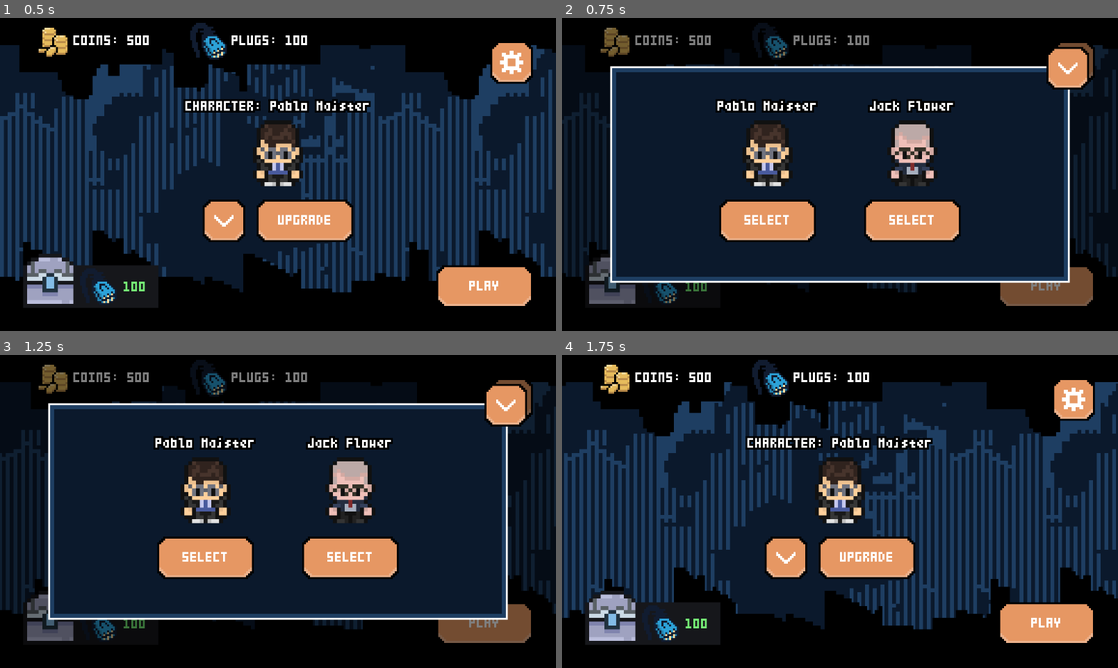
Above: before the commit, frames 1-4 (two rows, left to right).
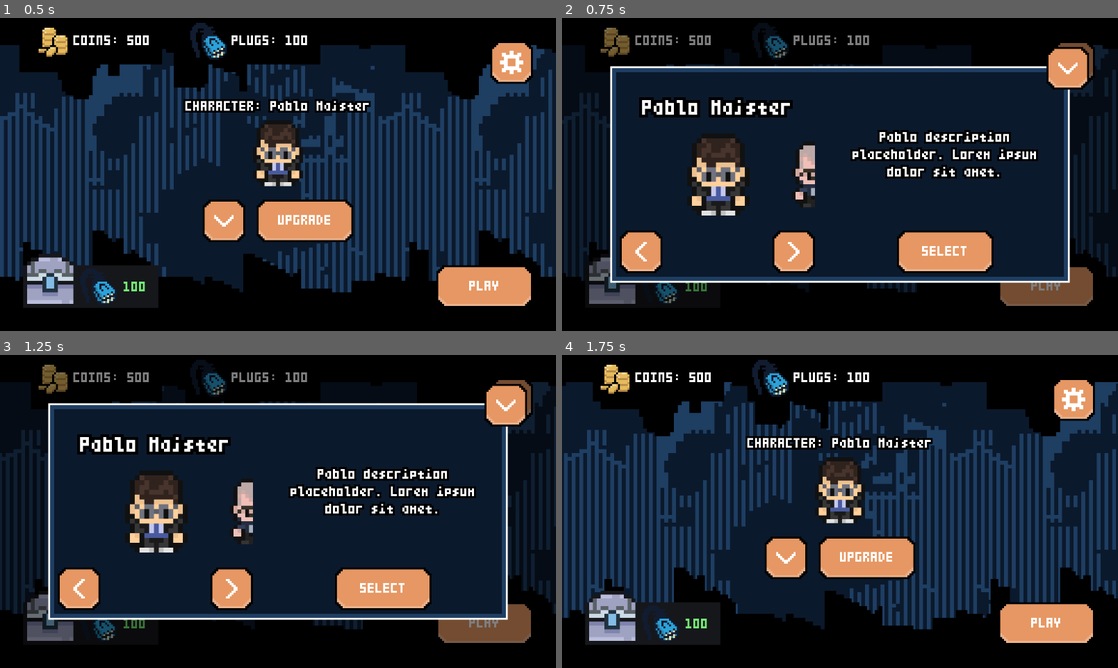
Above: after the commit, the same moments.

Repository: ppaluchowski64/SCI-Stars
Game: Godot game, scene res://scenes/lobby.tscn
Same seed, same stepped clock (60 frames per second), same inputs: the game is played once before the commit and once after it.
Inputs (mouse positions are in pixels of both pictures, inside the frame that each line leads up to):
- Up to frame 1 (0.5 s): no input
- Up to frame 2 (0.75 s): click (784, 221) at 0.5 s
- Up to frame 3 (1.25 s): no input
- Up to frame 4 (1.75 s): click "SELECT" at 1.25 s

Frame 1 is identical in both runs. In frame 2, 17% of the frame differs, in the area x 10-86%, y 25-82%; in frame 3, 17%; in frame 4, nothing differs.

Commit message:
Character select interface overhaul

Diff:
--- a/game/scenes/lobby.tscn
+++ b/game/scenes/lobby.tscn
@@ -15,6 +15,7 @@
 [ext_resource type="Texture2D" uid="uid://byalpowexrkof" path="res://graphics/characters/jackflower/player.png" id="11_m1sns"]
 [ext_resource type="Texture2D" uid="uid://cm26og86ytcnc" path="res://graphics/UI/icons/money.png" id="11_uejoe"]
 [ext_resource type="Texture2D" uid="uid://dptmt2ajlx2jf" path="res://graphics/UI/icons/connector.png" id="14_q6qq2"]
+[ext_resource type="Script" uid="uid://d350a1sf6i51e" path="res://scripts/character_select.gd" id="15_iulku"]
 [ext_resource type="Script" uid="uid://crrwjrpe44fqc" path="res://scripts/volume.gd" id="16_0gjkf"]
 [ext_resource type="Script" uid="uid://ckbd6d7geipes" path="res://scripts/credits.gd" id="16_lqo1b"]
 [ext_resource type="Script" uid="uid://ctsosyerera0k" path="res://scripts/resolution.gd" id="18_o2i1r"]
@@ -521,6 +522,7 @@
 
 [node name="CharacterSelectInterface" type="CanvasLayer" parent="."]
 visible = false
+script = ExtResource("15_iulku")
 
 [node name="ColorRect" type="ColorRect" parent="CharacterSelectInterface"]
 anchors_preset = 15
@@ -574,35 +576,36 @@
 layout_mode = 2
 color = Color(0.0431373, 0.0980392, 0.172549, 1)
 
-[node name="Characters" type="HBoxContainer" parent="CharacterSelectInterface"]
-anchors_preset = 15
-anchor_right = 1.0
-anchor_bottom = 1.0
-grow_horizontal = 2
-grow_vertical = 2
-theme_override_constants/separation = 100
-alignment = 1
-
-[node name="CharacterContainer1" type="VBoxContainer" parent="CharacterSelectInterface/Characters"]
-layout_mode = 2
-theme_override_constants/separation = 96
-alignment = 1
-
-[node name="CharacterLabel" type="Control" parent="CharacterSelectInterface/Characters/CharacterContainer1"]
-layout_mode = 2
-size_flags_horizontal = 4
-size_flags_vertical = 4
-
-[node name="LabelParent" type="Node2D" parent="CharacterSelectInterface/Characters/CharacterContainer1/CharacterLabel"]
-scale = Vector2(4, 4)
-
-[node name="Label" type="Label" parent="CharacterSelectInterface/Characters/CharacterContainer1/CharacterLabel/LabelParent"]
+[node name="LeftContainer" type="MarginContainer" parent="CharacterSelectInterface"]
+custom_minimum_size = Vector2(200, 0)
+anchors_preset = 9
+anchor_bottom = 1.0
+offset_right = 644.0
+grow_vertical = 2
+mouse_filter = 2
+theme_override_constants/margin_left = 120
+theme_override_constants/margin_top = 120
+theme_override_constants/margin_right = 120
+theme_override_constants/margin_bottom = 120
+
+[node name="CharacterName" type="Control" parent="CharacterSelectInterface/LeftContainer"]
+layout_mode = 2
+size_flags_horizontal = 4
+size_flags_vertical = 0
+
+[node name="LabelParent" type="Node2D" parent="CharacterSelectInterface/LeftContainer/CharacterName"]
+position = Vector2(0, 68)
+scale = Vector2(6, 6)
+
+[node name="Label" type="Label" parent="CharacterSelectInterface/LeftContainer/CharacterName/LabelParent"]
 material = SubResource("ShaderMaterial_sr4bl")
 anchors_preset = 14
 anchor_top = 0.5
 anchor_right = 1.0
 anchor_bottom = 0.5
+offset_left = -26.0
 offset_top = -3.0
+offset_right = 26.0
 offset_bottom = 3.0
 grow_horizontal = 2
 grow_vertical = 2
@@ -612,88 +615,130 @@
 vertical_alignment = 1
 metadata/_edit_use_anchors_ = true
 
-[node name="SpriteParent" type="Control" parent="CharacterSelectInterface/Characters/CharacterContainer1"]
-layout_mode = 2
-size_flags_horizontal = 4
-
-[node name="Sprite2D" type="Sprite2D" parent="CharacterSelectInterface/Characters/CharacterContainer1/SpriteParent"]
+[node name="Characters" type="HBoxContainer" parent="CharacterSelectInterface/LeftContainer"]
+clip_contents = true
+layout_mode = 2
+
+[node name="CharacterSprite1" type="Control" parent="CharacterSelectInterface/LeftContainer/Characters"]
+custom_minimum_size = Vector2(200, 0)
+layout_mode = 2
+size_flags_horizontal = 4
+size_flags_vertical = 4
+
+[node name="Sprite2D" type="Sprite2D" parent="CharacterSelectInterface/LeftContainer/Characters/CharacterSprite1"]
 scale = Vector2(8, 8)
 texture = ExtResource("7_65pnu")
 region_enabled = true
 region_rect = Rect2(65, 53, 13, 17)
 
-[node name="ButtonSelect" type="TextureButton" parent="CharacterSelectInterface/Characters/CharacterContainer1"]
-custom_minimum_size = Vector2(200, 88)
-layout_mode = 2
-size_flags_horizontal = 8
-size_flags_vertical = 8
-texture_normal = ExtResource("3_xb4sn")
-stretch_mode = 4
-
-[node name="Label" type="Label" parent="CharacterSelectInterface/Characters/CharacterContainer1/ButtonSelect"]
-layout_mode = 1
-anchors_preset = 8
-anchor_left = 0.5
-anchor_top = 0.5
-anchor_right = 0.5
-anchor_bottom = 0.5
-offset_left = -20.0
-offset_top = -11.5
-offset_right = 20.0
-offset_bottom = 11.5
-grow_horizontal = 2
-grow_vertical = 2
-theme = SubResource("Theme_6pyji")
-text = "SELECT"
-
-[node name="CharacterContainer2" type="VBoxContainer" parent="CharacterSelectInterface/Characters"]
-layout_mode = 2
-theme_override_constants/separation = 96
-alignment = 1
-
-[node name="CharacterLabel" type="Control" parent="CharacterSelectInterface/Characters/CharacterContainer2"]
+[node name="CharacterSprite2" type="Control" parent="CharacterSelectInterface/LeftContainer/Characters"]
+custom_minimum_size = Vector2(200, 0)
 layout_mode = 2
 size_flags_horizontal = 4
 size_flags_vertical = 4
 
-[node name="LabelParent" type="Node2D" parent="CharacterSelectInterface/Characters/CharacterContainer2/CharacterLabel"]
-scale = Vector2(4, 4)
-
-[node name="Label" type="Label" parent="CharacterSelectInterface/Characters/CharacterContainer2/CharacterLabel/LabelParent"]
-material = SubResource("ShaderMaterial_sr4bl")
-anchors_preset = 14
-anchor_top = 0.5
-anchor_right = 1.0
-anchor_bottom = 0.5
-offset_top = -3.0
-offset_bottom = 3.0
-grow_horizontal = 2
-grow_vertical = 2
-theme = SubResource("Theme_i38xw")
-text = "Jack Flower"
-horizontal_alignment = 1
-vertical_alignment = 1
-metadata/_edit_use_anchors_ = true
-
-[node name="SpriteParent" type="Control" parent="CharacterSelectInterface/Characters/CharacterContainer2"]
-layout_mode = 2
-size_flags_horizontal = 4
-
-[node name="Sprite2D" type="Sprite2D" parent="CharacterSelectInterface/Characters/CharacterContainer2/SpriteParent"]
+[node name="Sprite2D" type="Sprite2D" parent="CharacterSelectInterface/LeftContainer/Characters/CharacterSprite2"]
 scale = Vector2(8, 8)
 texture = ExtResource("11_m1sns")
 region_enabled = true
 region_rect = Rect2(65, 53, 13, 17)
 
-[node name="ButtonSelect" type="TextureButton" parent="CharacterSelectInterface/Characters/CharacterContainer2"]
-custom_minimum_size = Vector2(200, 88)
+[node name="ButtonLeft" type="TextureButton" parent="CharacterSelectInterface/LeftContainer"]
+custom_minimum_size = Vector2(88, 88)
+layout_mode = 2
+size_flags_horizontal = 0
+size_flags_vertical = 8
+texture_normal = ExtResource("7_ebt3n")
+stretch_mode = 4
+
+[node name="SpriteParent" type="Control" parent="CharacterSelectInterface/LeftContainer/ButtonLeft"]
+layout_mode = 1
+anchors_preset = 8
+anchor_left = 0.5
+anchor_top = 0.5
+anchor_right = 0.5
+anchor_bottom = 0.5
+grow_horizontal = 2
+grow_vertical = 2
+
+[node name="Sprite2D" type="Sprite2D" parent="CharacterSelectInterface/LeftContainer/ButtonLeft/SpriteParent"]
+rotation = 1.5708
+scale = Vector2(4, 4)
+texture = ExtResource("8_472nk")
+
+[node name="ButtonRight" type="TextureButton" parent="CharacterSelectInterface/LeftContainer"]
+custom_minimum_size = Vector2(88, 88)
 layout_mode = 2
 size_flags_horizontal = 8
 size_flags_vertical = 8
+texture_normal = ExtResource("7_ebt3n")
+stretch_mode = 4
+
+[node name="SpriteParent" type="Control" parent="CharacterSelectInterface/LeftContainer/ButtonRight"]
+layout_mode = 1
+anchors_preset = 8
+anchor_left = 0.5
+anchor_top = 0.5
+anchor_right = 0.5
+anchor_bottom = 0.5
+grow_horizontal = 2
+grow_vertical = 2
+
+[node name="Sprite2D" type="Sprite2D" parent="CharacterSelectInterface/LeftContainer/ButtonRight/SpriteParent"]
+rotation = -1.5708
+scale = Vector2(4, 4)
+texture = ExtResource("8_472nk")
+
+[node name="RightContainer" type="MarginContainer" parent="CharacterSelectInterface"]
+anchors_preset = 15
+anchor_right = 1.0
+anchor_bottom = 1.0
+offset_left = 436.0
+grow_horizontal = 2
+grow_vertical = 2
+mouse_filter = 2
+theme_override_constants/margin_left = 120
+theme_override_constants/margin_top = 120
+theme_override_constants/margin_right = 120
+theme_override_constants/margin_bottom = 120
+
+[node name="Description" type="Control" parent="CharacterSelectInterface/RightContainer"]
+layout_mode = 2
+size_flags_horizontal = 4
+size_flags_vertical = 4
+
+[node name="LabelParent" type="Node2D" parent="CharacterSelectInterface/RightContainer/Description"]
+scale = Vector2(4, 4)
+
+[node name="Label" type="Label" parent="CharacterSelectInterface/RightContainer/Description/LabelParent"]
+material = SubResource("ShaderMaterial_sr4bl")
+anchors_preset = 8
+anchor_left = 0.5
+anchor_top = 0.5
+anchor_right = 0.5
+anchor_bottom = 0.5
+offset_left = -60.0
+offset_top = -110.0
+offset_right = 60.0
+offset_bottom = 90.0
+grow_horizontal = 2
+grow_vertical = 2
+theme = SubResource("Theme_i38xw")
+text = "Lorem ipsum dolor sit amet. Lorem ipsum dolor sit amet. Lorem ipsum dolor sit amet. Lorem ipsum dolor sit amet. Lorem ipsum dolor sit amet."
+horizontal_alignment = 1
+vertical_alignment = 1
+autowrap_mode = 3
+metadata/_edit_use_anchors_ = true
+
+[node name="ButtonSelect" type="TextureButton" parent="CharacterSelectInterface/RightContainer"]
+custom_minimum_size = Vector2(200, 88)
+layout_mode = 2
+size_flags_horizontal = 4
+size_flags_vertical = 8
 texture_normal = ExtResource("3_xb4sn")
 stretch_mode = 4
 
-[node name="Label" type="Label" parent="CharacterSelectInterface/Characters/CharacterContainer2/ButtonSelect"]
+[node name="Label" type="Label" parent="CharacterSelectInterface/RightContainer/ButtonSelect"]
 layout_mode = 1
 anchors_preset = 8
 anchor_left = 0.5
@@ -1157,8 +1202,10 @@
 [connection signal="button_down" from="UserInterface/CharacterContainer/ButtonContainer/ButtonCharacterSelect" to="." method="_on_button_character_select_button_down"]
 [connection signal="button_down" from="UserInterface/CharacterContainer/ButtonContainer/ButtonUpgrade" to="." method="_on_button_upgrade_button_down"]
 [connection signal="button_down" from="UpgradeInterface/MarginContainer/ButtonExitUpgrade" to="." method="_on_button_exit_upgrade_button_down"]
-[connection signal="button_down" from="CharacterSelectInterface/Characters/CharacterContainer1/ButtonSelect" to="." method="_on_button_select_button_down_pablo"]
-[connection signal="button_down" from="CharacterSelectInterface/Characters/CharacterContainer2/ButtonSelect" to="." method="_on_button_select_button_down_jack"]
+[connection signal="button_down" from="CharacterSelectInterface/LeftContainer/ButtonLeft" to="CharacterSelectInterface" method="_on_button_left_button_down"]
+[connection signal="button_down" from="CharacterSelectInterface/LeftContainer/ButtonRight" to="CharacterSelectInterface" method="_on_button_right_button_down"]
+[connection signal="button_down" from="CharacterSelectInterface/RightContainer/ButtonSelect" to="." method="_on_button_select_button_down"]
+[connection signal="button_down" from="CharacterSelectInterface/RightContainer/ButtonSelect" to="CharacterSelectInterface" method="_on_button_select_button_down"]
 [connection signal="button_down" from="CharacterSelectInterface/MarginContainer/ButtonExitCharacterSelect" to="." method="_on_button_exit_character_select_button_down"]
 [connection signal="button_down" from="SettingsInterface/MarginContainer/ButtonExitSettings" to="." method="_on_button_exit_settings_button_down"]
 [connection signal="button_down" from="SettingsInterface/ButtonsContainer/ButtonResolution" to="." method="_on_button_resolution_button_down"]
--- /dev/null
+++ b/game/scripts/character_select.gd
@@ -0,0 +1,54 @@
+extends CanvasLayer
+
+@onready var lobby: Node2D = $".."
+@onready var characters: HBoxContainer = $LeftContainer/Characters
+@onready var character_name_label: Label = $LeftContainer/CharacterName/LabelParent/Label
+@onready var character_description_label: Label = $RightContainer/Description/LabelParent/Label
+
+var selected_character: Characters.ID = Characters.ID.PABLO
+
+var change_tween: Tween
+var change_value: float
+
+func change_character() -> void:
+	change_tween = create_tween()
+
+	change_tween.set_trans(Tween.TRANS_QUART)
+	change_tween.set_ease(Tween.EASE_OUT)
+
+	change_tween.tween_property(self, "change_value", selected_character, 1)
+
+	update_labels()
+
+func update_labels() -> void:
+	character_name_label.text = Characters.display_names[selected_character]
+	character_description_label.text = Characters.character_descriptions[selected_character]
+
+func _process(_delta: float) -> void:
+	var i: int = 0
+
+	for child in characters.get_children():
+		child.global_position.x = 324 + 204 * (i - change_value)
+
+		var scale_value = 1 + (1 - max(abs(i - change_value), 0)) * 0.25
+
+		child.scale.x = scale_value
+		child.scale.y = scale_value
+
+		i += 1
+
+func _on_button_left_button_down() -> void:
+	if selected_character > 0:
+		selected_character -= 1
+		change_character()
+
+func _on_button_right_button_down() -> void:
+	if selected_character < Characters.CHARACTER_COUNT - 1:
+		selected_character += 1
+		change_character()
+
+func _on_button_select_button_down() -> void:
+	PlayerData.selected_character = selected_character
+
+	lobby.update_selected_character()
+	lobby.update_upgrades()
--- a/game/scripts/custom_characters.gd
+++ b/game/scripts/custom_characters.gd
@@ -5,10 +5,17 @@
 
 static var character_names: Array = ["pablomajster", "jackflower"]
 static var display_names: Array = ["Pablo Majster", "Jack Flower"]
+static var character_descriptions: Array = [
+	"Pablo description placeholder. Lorem ipsum dolor sit amet.",
+	"Jack description placeholder. Pellentesque ornare dolor eu justo lacinia sagittis."
+]
+
 static var spritesheets: Array
 static var textures: Array
 
 enum ID {PABLO, JACK}
+
+const CHARACTER_COUNT = 2
 
 static func setup() -> void:
 	for n in character_names:
--- a/game/scripts/lobby.gd
+++ b/game/scripts/lobby.gd
@@ -67,22 +67,13 @@
 
 func _on_button_character_select_button_down() -> void:
 	character_select_interface.visible = true
+	character_select_interface.selected_character = PlayerData.selected_character
+	character_select_interface.change_value = PlayerData.selected_character
+
+	character_select_interface.update_labels()
 
 func _on_button_exit_character_select_button_down() -> void:
 	character_select_interface.visible = false
-
-# You are about to witness what you won't unsee
-func _on_button_select_button_down_pablo() -> void:
-	PlayerData.selected_character = Characters.ID.PABLO
-	character_select_interface.visible = false
-	update_selected_character()
-	update_upgrades()
-
-func _on_button_select_button_down_jack() -> void:
-	PlayerData.selected_character = Characters.ID.JACK
-	character_select_interface.visible = false
-	update_selected_character()
-	update_upgrades()
 
 func _on_button_loot_box_button_down() -> void:
 	if PlayerData.tokens >= 100:
@@ -115,3 +106,6 @@
 func _on_button_resolution_button_down() -> void:
 	settings_buttons.visible = false
 	resolution_container.visible = true
+
+func _on_button_select_button_down() -> void:
+	character_select_interface.visible = false
--- a/game/scripts/player_ai.gd
+++ b/game/scripts/player_ai.gd
@@ -46,6 +46,8 @@
 				player.dir_y = dir[1]
 
 				shoot_timer.start(randf_range(1.2, 1.5) * 0.75 / player.reload_speed)
+
+				player.regen_cooldown.start(3)
 
 			return
 		else:
--- a/game/scripts/resolution.gd
+++ b/game/scripts/resolution.gd
@@ -20,9 +20,9 @@
 	var scale_x: int = floor(DisplayServer.screen_get_size().x / ratio_x)
 	var scale_y: int = floor(DisplayServer.screen_get_size().y / ratio_y)
 
-	var scale = min(scale_x, scale_y)
+	var scale_value = min(scale_x, scale_y)
 
-	window_size = Vector2i(ratio_x * scale, ratio_y * scale)
+	window_size = Vector2i(ratio_x * scale_value, ratio_y * scale_value)
 	get_window().content_scale_size = window_size / window_scale
 
 func _on_check_box_toggled(toggled_on: bool) -> void:
Not shown: 1 places in game/scenes/lobby.tscn that only renumber resources
Not shown, added: game/scripts/character_select.gd.uid
